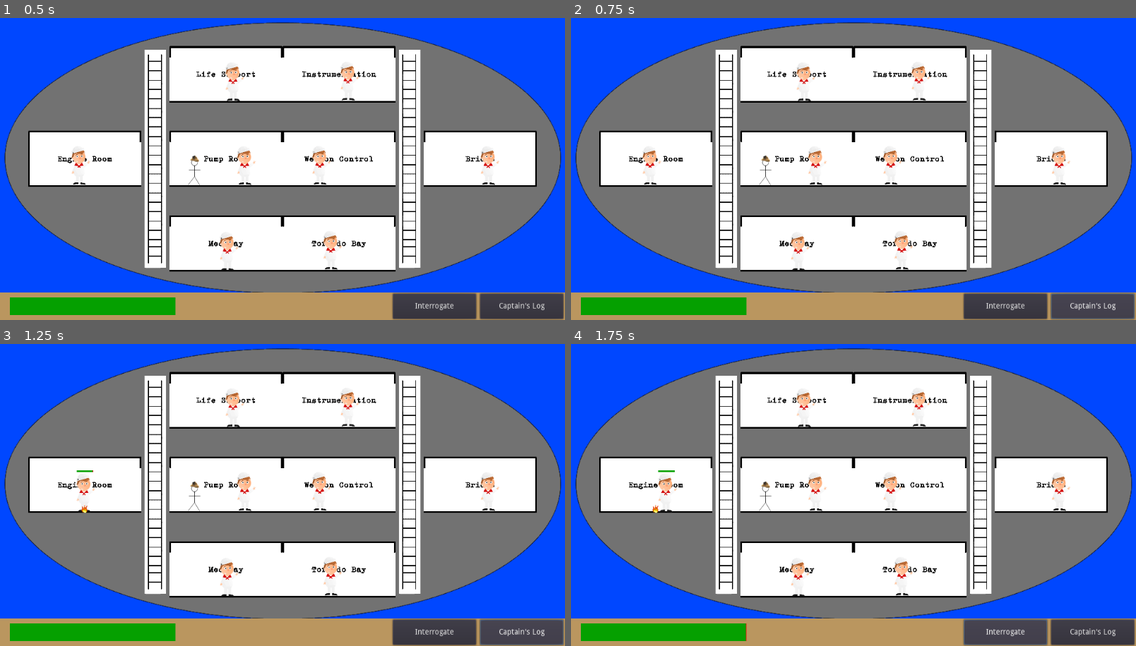
Above: before the commit, frames 1-4 (two rows, left to right).
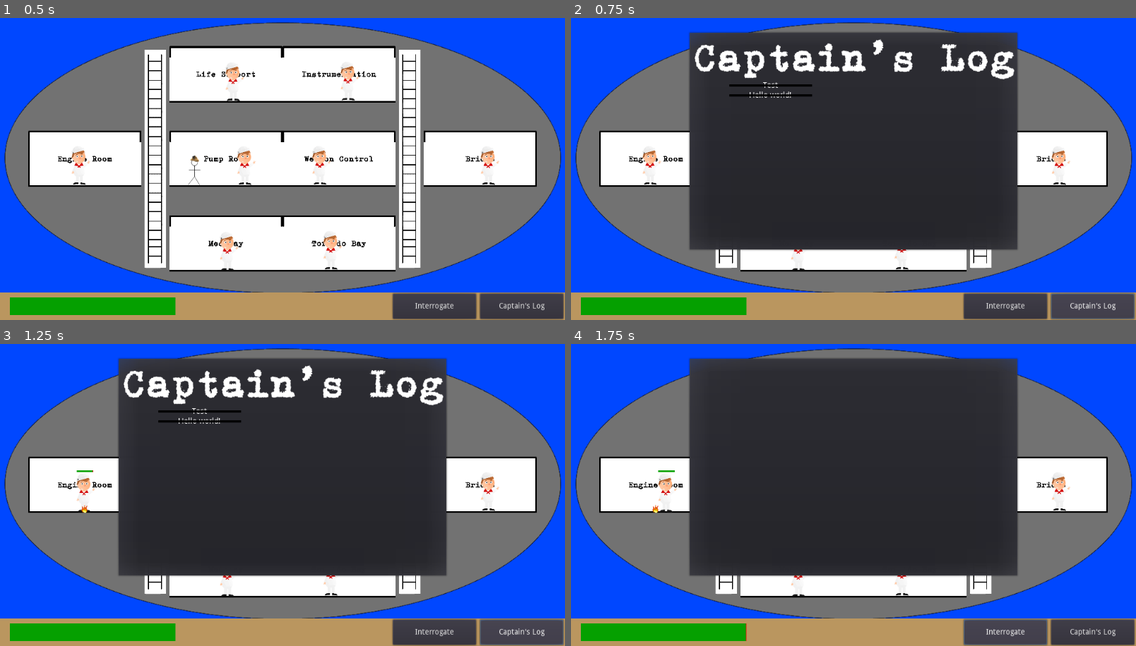
Above: after the commit, the same moments.

Repository: danielcannell/deep-clue-sea
Game: Godot game, scene res://Main.tscn
Two runs of this game, one before a commit and one after it. Both use one fixed random seed, a clock stepped at 60 frames per second and the inputs below.
Inputs:
- Up to frame 1 (0.5 s): no input
- Up to frame 2 (0.75 s): click "Captain's Log" at 0.5 s
- Up to frame 3 (1.25 s): no input
- Up to frame 4 (1.75 s): click "Interrogate" at 1.25 s

Frame 1 is identical in both runs. In frame 2, 41% of the frame differs, in the area x 20-80%, y 4-78%; in frame 3, 41%; in frame 4, 42%.
Error after the commit: Invalid set index 'visible' (on base: 'null instance') with value of type 'bool'. (res://hud/LogEntry.gd:7)

Commit message:
Add hud popups

Diff:
--- /dev/null
+++ b/hud/ChatPopup.gd
@@ -0,0 +1,8 @@
+extends PopupDialog
+
+func _ready():
+    pass
+
+func _process(delta):
+    if Input.is_action_just_pressed("ui_cancel"):
+        self.hide()
--- /dev/null
+++ b/hud/ChatPopup.tscn
@@ -0,0 +1,36 @@
+[gd_scene load_steps=2 format=2]
+
+[ext_resource path="res://hud/ChatPopup.gd" type="Script" id=1]
+
+[node name="ChatWindow" type="PopupDialog"]
+
+anchor_left = 0.0
+anchor_top = 0.0
+anchor_right = 0.0
+anchor_bottom = 0.0
+margin_right = 600.0
+margin_bottom = 400.0
+rect_pivot_offset = Vector2( 0, 0 )
+rect_clip_content = false
+mouse_filter = 0
+mouse_default_cursor_shape = 0
+size_flags_horizontal = 1
+size_flags_vertical = 1
+popup_exclusive = false
+script = ExtResource( 1 )
+_sections_unfolded = [ "Popup", "Visibility" ]
+
+[node name="Container" type="Container" parent="." index="1"]
+
+anchor_left = 0.0
+anchor_top = 0.0
+anchor_right = 0.0
+anchor_bottom = 0.0
+margin_right = 40.0
+margin_bottom = 40.0
+rect_pivot_offset = Vector2( 0, 0 )
+rect_clip_content = false
+mouse_filter = 0
+mouse_default_cursor_shape = 0
+size_flags_horizontal = 1
+size_flags_vertical = 1
--- a/hud/HUD.gd
+++ b/hud/HUD.gd
@@ -2,3 +2,9 @@
 
 func _on_Submarine_hitpoints_update(hp):
     get_node("Healthbar/Green").set_scale(Vector2(hp / 100.0, 1))
+
+func _on_LogButton_pressed():
+    get_node("LogWindow").popup()
+
+func _on_ChatButton_pressed():
+    get_node("ChatWindow").popup()
--- a/hud/HUD.tscn
+++ b/hud/HUD.tscn
@@ -1,15 +1,22 @@
-[gd_scene format=2]
+[gd_scene load_steps=5 format=2]
 
-[node name="CanvasLayer" type="CanvasLayer" index="0"]
+[ext_resource path="res://hud/HUD.gd" type="Script" id=1]
+[ext_resource path="res://hud/ChatPopup.tscn" type="PackedScene" id=2]
+[ext_resource path="res://hud/LogPopup.tscn" type="PackedScene" id=3]
+[ext_resource path="res://hud/LogEntry.tscn" type="PackedScene" id=4]
+
+[node name="CanvasLayer" type="CanvasLayer"]
 
 layer = 1
 offset = Vector2( 0, 0 )
 rotation = 0.0
 scale = Vector2( 1, 1 )
 transform = Transform2D( 1, 0, 0, 1, 0, 0 )
+script = ExtResource( 1 )
 
 [node name="Controlbar" type="Node2D" parent="." index="0"]
 
+editor/display_folded = true
 position = Vector2( 0, 600 )
 _sections_unfolded = [ "Transform" ]
 
@@ -84,6 +91,7 @@
 
 [node name="Healthbar" type="Node2D" parent="." index="1"]
 
+editor/display_folded = true
 position = Vector2( 168, 559 )
 _sections_unfolded = [ "Transform" ]
 __meta__ = {
@@ -125,3 +133,24 @@
 size_flags_vertical = 1
 color = Color( 0.0196533, 0.628906, 0, 1 )
 _sections_unfolded = [ "Rect" ]
+
+[node name="ChatWindow" parent="." index="2" instance=ExtResource( 2 )]
+
+visible = false
+margin_left = 212.0
+margin_top = 75.0
+margin_right = 812.0
+margin_bottom = 475.0
+
+[node name="LogWindow" parent="." index="3" instance=ExtResource( 3 )]
+
+visible = false
+margin_left = 212.0
+margin_top = 75.0
+margin_right = 812.0
+margin_bottom = 475.0
+logentry = ExtResource( 4 )
+
+[connection signal="pressed" from="Controlbar/LogButton" to="." method="_on_LogButton_pressed"]
+
+[connection signal="pressed" from="Controlbar/ChatButton" to="." method="_on_ChatButton_pressed"]
--- /dev/null
+++ b/hud/LogEntry.gd
@@ -0,0 +1,7 @@
+extends CenterContainer
+
+func set_text(txt):
+    get_node("Label").text = txt
+
+func set_strikethrough(strike):
+    get_node("Strike").visible = strike
--- /dev/null
+++ b/hud/LogEntry.tscn
@@ -0,0 +1,66 @@
+[gd_scene load_steps=2 format=2]
+
+[ext_resource path="res://hud/LogEntry.gd" type="Script" id=1]
+
+[node name="Container" type="CenterContainer"]
+
+anchor_left = 0.0
+anchor_top = 0.0
+anchor_right = 0.0
+anchor_bottom = 0.0
+margin_right = 200.0
+margin_bottom = 40.0
+rect_pivot_offset = Vector2( 0, 0 )
+rect_clip_content = false
+mouse_filter = 0
+mouse_default_cursor_shape = 0
+size_flags_horizontal = 1
+size_flags_vertical = 1
+use_top_left = false
+script = ExtResource( 1 )
+_sections_unfolded = [ "Rect" ]
+
+[node name="Label" type="Label" parent="." index="0"]
+
+anchor_left = 0.0
+anchor_top = 0.0
+anchor_right = 0.0
+anchor_bottom = 0.0
+margin_left = 25.0
+margin_top = 13.0
+margin_right = 175.0
+margin_bottom = 27.0
+rect_min_size = Vector2( 150, 14 )
+rect_pivot_offset = Vector2( 0, 0 )
+rect_clip_content = false
+mouse_filter = 2
+mouse_default_cursor_shape = 0
+size_flags_horizontal = 1
+size_flags_vertical = 4
+text = "Test"
+align = 1
+valign = 1
+percent_visible = 1.0
+lines_skipped = 0
+max_lines_visible = -1
+_sections_unfolded = [ "Rect" ]
+
+[node name="ColorRect" type="ColorRect" parent="." index="1"]
+
+anchor_left = 0.0
+anchor_top = 0.0
+anchor_right = 0.0
+anchor_bottom = 0.0
+margin_left = 25.0
+margin_top = 18.0
+margin_right = 175.0
+margin_bottom = 22.0
+rect_min_size = Vector2( 150, 4 )
+rect_pivot_offset = Vector2( 0, 0 )
+rect_clip_content = false
+mouse_filter = 0
+mouse_default_cursor_shape = 0
+size_flags_horizontal = 1
+size_flags_vertical = 1
+color = Color( 0, 0, 0, 1 )
+_sections_unfolded = [ "Margin", "Rect" ]
--- /dev/null
+++ b/hud/LogPopup.gd
@@ -0,0 +1,13 @@
+extends PopupDialog
+
+export (PackedScene) var logentry
+
+func _process(delta):
+    if Input.is_action_just_pressed("ui_cancel"):
+        self.hide()
+
+func _on_LogWindow_about_to_show():
+    var l = logentry.instance()
+    l.set_text("Hello world!")
+    l.set_strikethrough(true)
+    get_node("Split/People").add_child(l)
--- /dev/null
+++ b/hud/LogPopup.tscn
@@ -0,0 +1,107 @@
+[gd_scene load_steps=4 format=2]
+
+[ext_resource path="res://hud/LogPopup.gd" type="Script" id=1]
+[ext_resource path="res://External Resources/Fonts/GNUTypewriter48pt.tres" type="DynamicFont" id=2]
+[ext_resource path="res://hud/LogEntry.tscn" type="PackedScene" id=3]
+
+[node name="LogWindow" type="PopupDialog" index="0"]
+
+anchor_left = 0.0
+anchor_top = 0.0
+anchor_right = 0.0
+anchor_bottom = 0.0
+margin_right = 600.0
+margin_bottom = 400.0
+rect_pivot_offset = Vector2( 0, 0 )
+rect_clip_content = false
+mouse_filter = 0
+mouse_default_cursor_shape = 0
+size_flags_horizontal = 1
+size_flags_vertical = 1
+popup_exclusive = false
+script = ExtResource( 1 )
+_sections_unfolded = [ "Material", "Popup", "Rect", "Theme", "Visibility" ]
+logentry = null
+
+[node name="Title" type="Label" parent="." index="0"]
+
+anchor_left = 0.5
+anchor_top = 0.0
+anchor_right = 0.5
+anchor_bottom = 0.0
+margin_left = -292.5
+margin_right = 292.5
+margin_bottom = 97.0
+rect_pivot_offset = Vector2( 0, 0 )
+rect_clip_content = false
+mouse_filter = 2
+mouse_default_cursor_shape = 0
+size_flags_horizontal = 1
+size_flags_vertical = 4
+custom_fonts/font = ExtResource( 2 )
+text = "Captain's Log"
+percent_visible = 1.0
+lines_skipped = 0
+max_lines_visible = -1
+_sections_unfolded = [ "Theme", "custom_fonts" ]
+
+[node name="Split" type="HBoxContainer" parent="." index="1"]
+
+anchor_left = 0.5
+anchor_top = 0.5
+anchor_right = 0.5
+anchor_bottom = 0.5
+margin_left = -225.0
+margin_top = -108.0
+margin_right = 225.0
+margin_bottom = 172.0
+rect_pivot_offset = Vector2( 0, 0 )
+rect_clip_content = false
+mouse_filter = 0
+mouse_default_cursor_shape = 0
+size_flags_horizontal = 1
+size_flags_vertical = 1
+alignment = 0
+_sections_unfolded = [ "Rect" ]
+
+[node name="People" type="VBoxContainer" parent="Split" index="0"]
+
+anchor_left = 0.0
+anchor_top = 0.0
+anchor_right = 0.0
+anchor_bottom = 0.0
+margin_right = 150.0
+margin_bottom = 280.0
+rect_pivot_offset = Vector2( 0, 0 )
+rect_clip_content = false
+mouse_filter = 1
+mouse_default_cursor_shape = 0
+size_flags_horizontal = 1
+size_flags_vertical = 1
+alignment = 0
+_sections_unfolded = [ "Anchor", "Rect" ]
+
+[node name="Container" parent="Split/People" index="0" instance=ExtResource( 3 )]
+
+margin_right = 150.0
+margin_bottom = 14.0
+
+[node name="Places" type="VBoxContainer" parent="Split" index="1"]
+
+anchor_left = 0.0
+anchor_top = 0.0
+anchor_right = 0.0
+anchor_bottom = 0.0
+margin_left = 154.0
+margin_right = 154.0
+margin_bottom = 280.0
+rect_pivot_offset = Vector2( 0, 0 )
+rect_clip_content = false
+mouse_filter = 1
+mouse_default_cursor_shape = 0
+size_flags_horizontal = 1
+size_flags_vertical = 1
+alignment = 0
+_sections_unfolded = [ "Rect" ]
+
+[connection signal="about_to_show" from="." to="." method="_on_LogWindow_about_to_show"]
